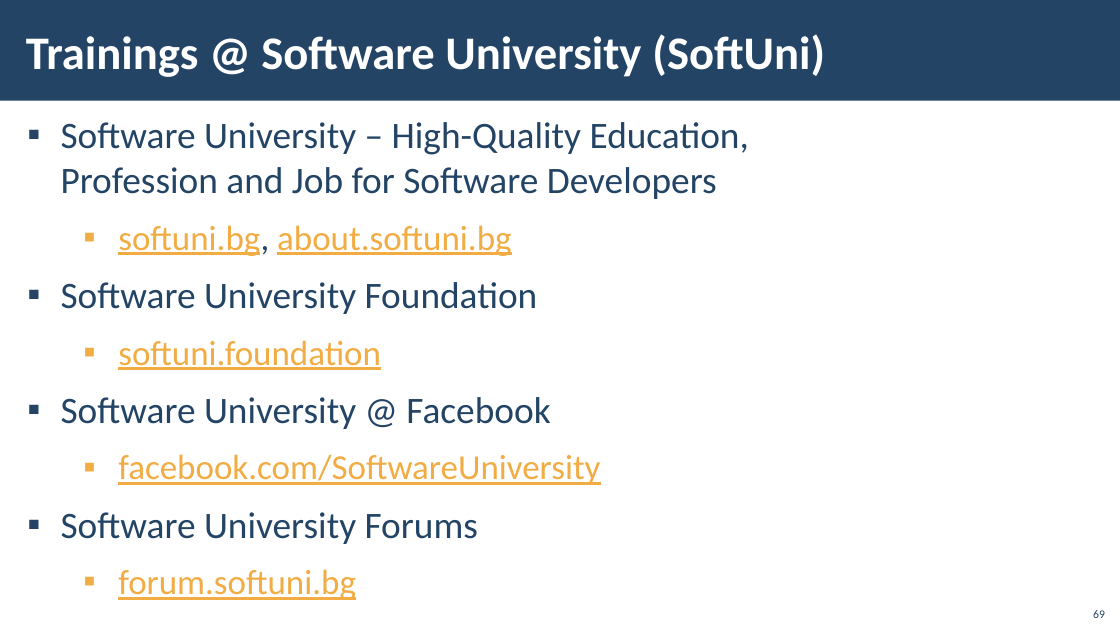
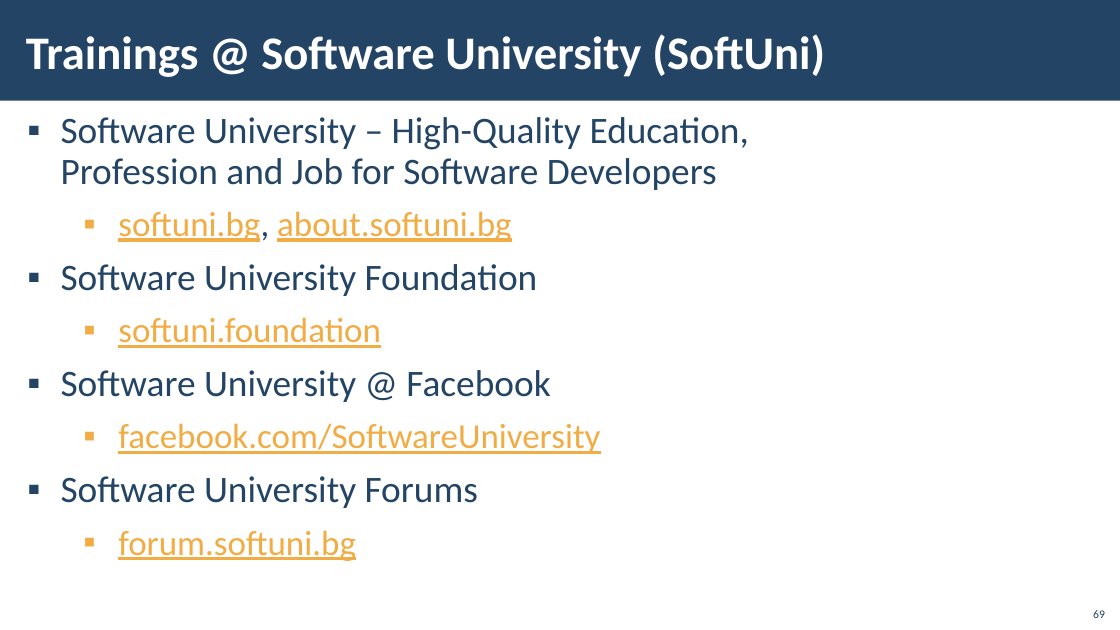
Before and after one commit to TodorYBorisov/Software-University, a slide deck: slide 69 of 03. JS Advanced - Jan 2023/01. Syntax, Functions and Statements/Lab/01. JS-Advanced-Syntax-Functions-and-Statements.pptx. Drawn at 1120x630 pixels with LibreOffice and Linux fonts; fonts in the diff are those of the drawing; background and template pictures are left out. Boxes give left, top, right and bottom in pixels: in the first picture for what was removed or moved away, otherwise in the second. Text is boxed around its words. In the diff, an @@ line names an element or a change of style, - is before the commit and + after.

```diff
--- a/03. JS Advanced - Jan 2023/01. Syntax, Functions and Statements/Lab/01. JS-Advanced-Syntax-Functions-and-Statements.pptx
+++ b/03. JS Advanced - Jan 2023/01. Syntax, Functions and Statements/Lab/01. JS-Advanced-Syntax-Functions-and-Statements.pptx
@@ text "Software University – High-Quality Education, ..." at [61,117,749,561]: line spacing 1 to 0.9 @@
```
Also in this commit, not shown: 6 other slides changed, 2 other files.
